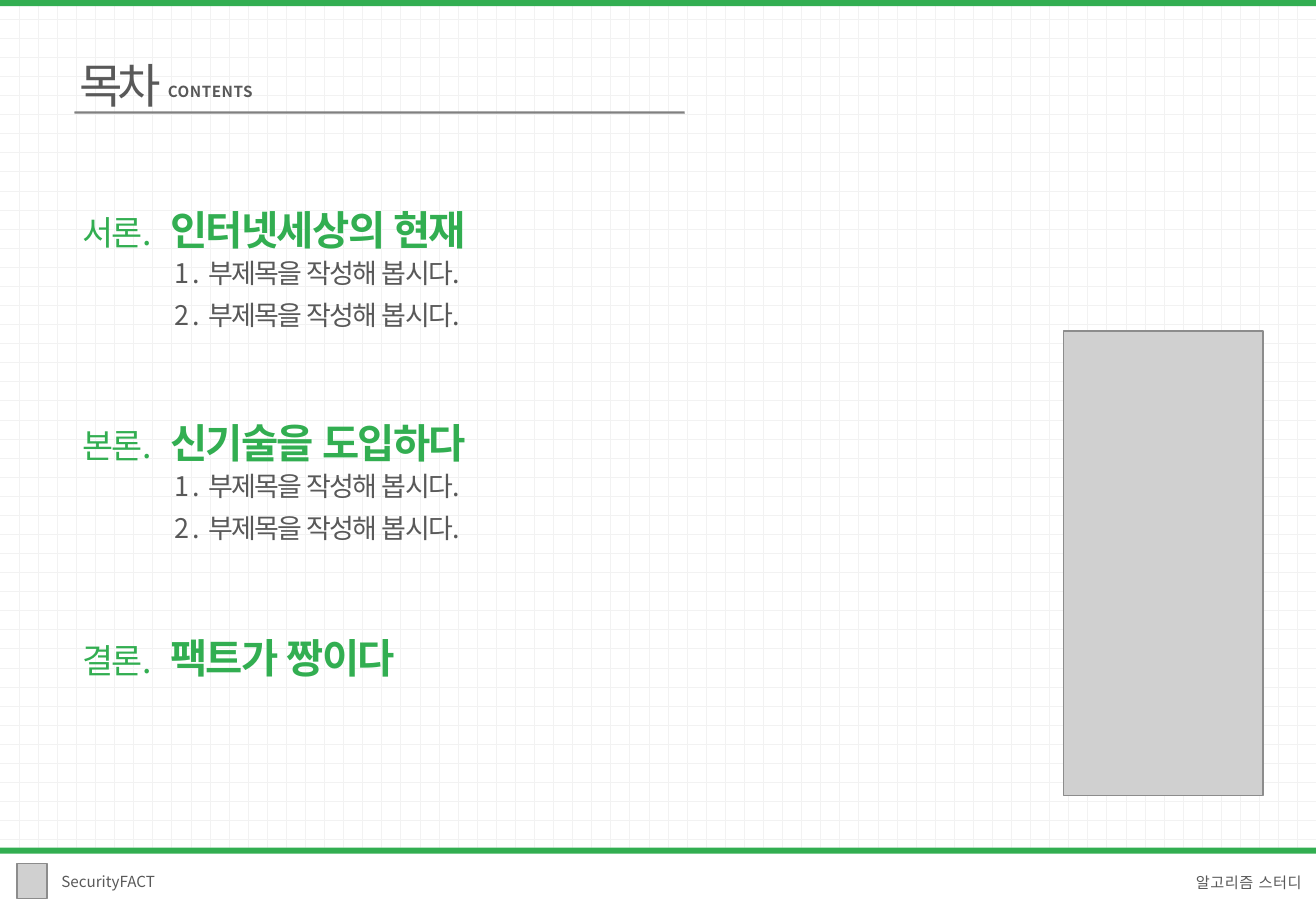
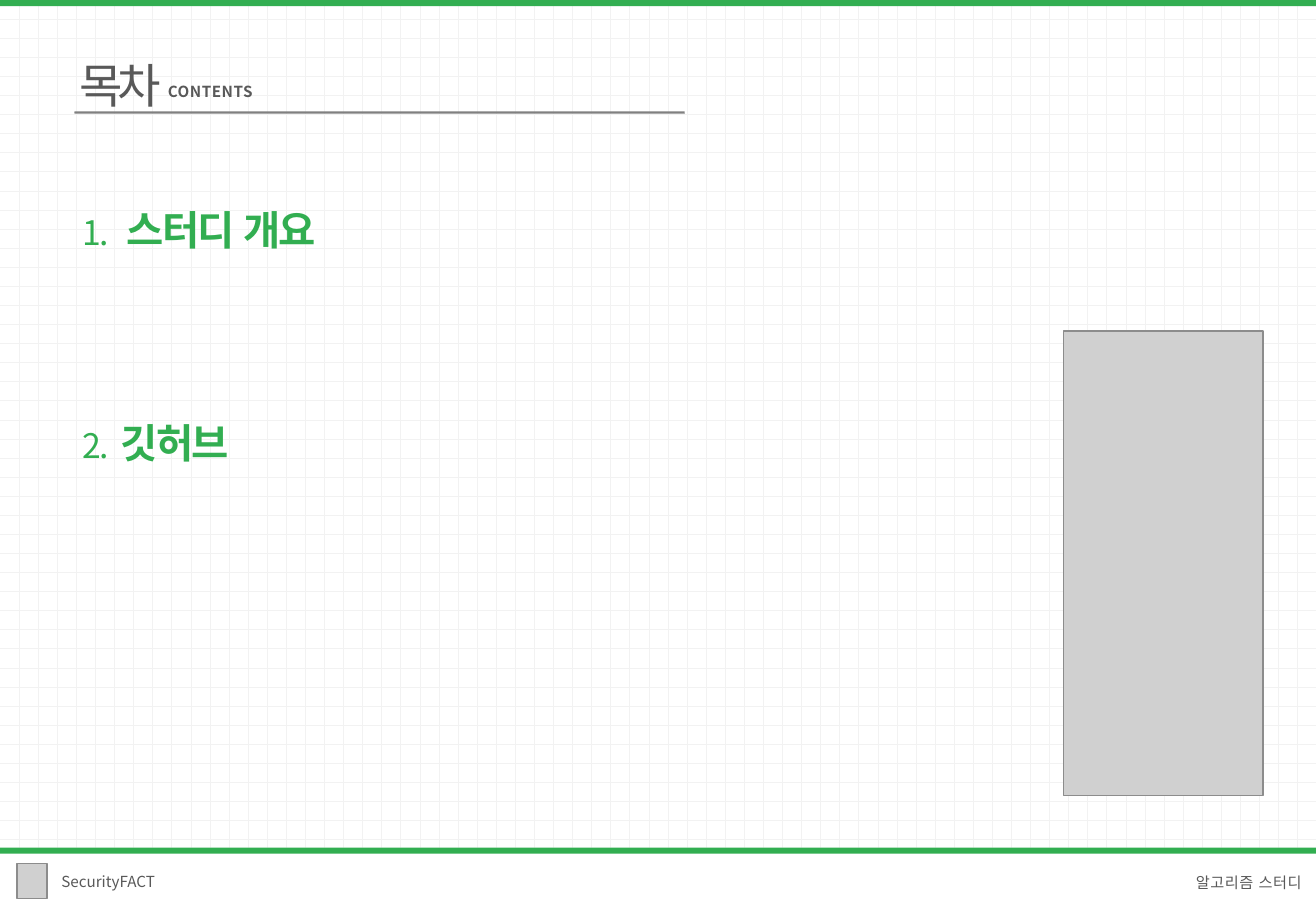
Before and after one commit to 1hk-star/Konkuk_SecurityFACT_Algorithm, a slide deck: slide 2 of 1주차/발표자료/스터디 개요 및 깃허브.pptx. Drawn at 1316x911 pixels with LibreOffice and Linux fonts; fonts in the diff are those of the drawing; grey boxes stand for pictures. Boxes give left, top, right and bottom in pixels: in the first picture for what was removed or moved away, otherwise in the second. Text is boxed around its words. In the diff, an @@ line names an element or a change of style, - is before the commit and + after.

```diff
--- a/1주차/발표자료/스터디 개요 및 깃허브.pptx
+++ b/1주차/발표자료/스터디 개요 및 깃허브.pptx
@@ text at <box>82,211,316,249</box>: text changed @@
-서론. 인터넷세상의 현재
+1. 스터디 개요
@@ text removed at <box>175,260,461,327</box> @@
-1 . 부제목을 작성해 봅시다.
-2 . 부제목을 작성해 봅시다.
@@ text at <box>82,424,229,462</box>: text changed @@
-본론. 신기술을 도입하다
+2. 깃허브
@@ text removed at <box>175,473,461,540</box> @@
-1 . 부제목을 작성해 봅시다.
-2 . 부제목을 작성해 봅시다.
@@ text removed at <box>82,639,394,677</box> @@
-결론. 팩트가 짱이다
```
Also in this commit, not shown: 1 other slide changed, 12 slides added, 2 other files.
